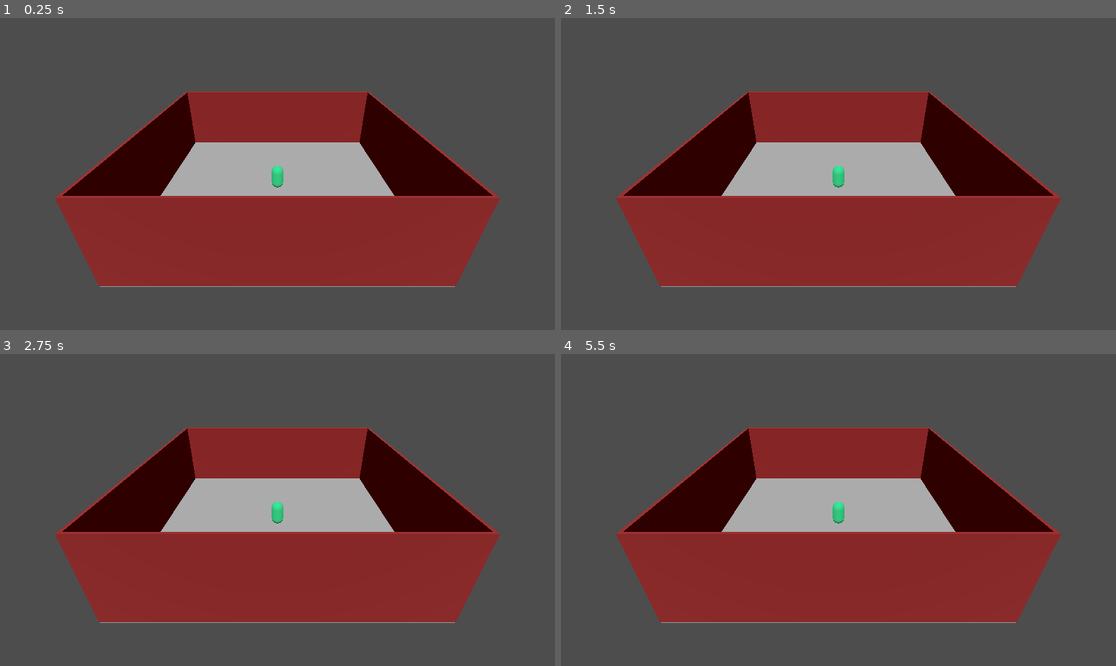
Above: before the commit, frames 1-4 (two rows, left to right).
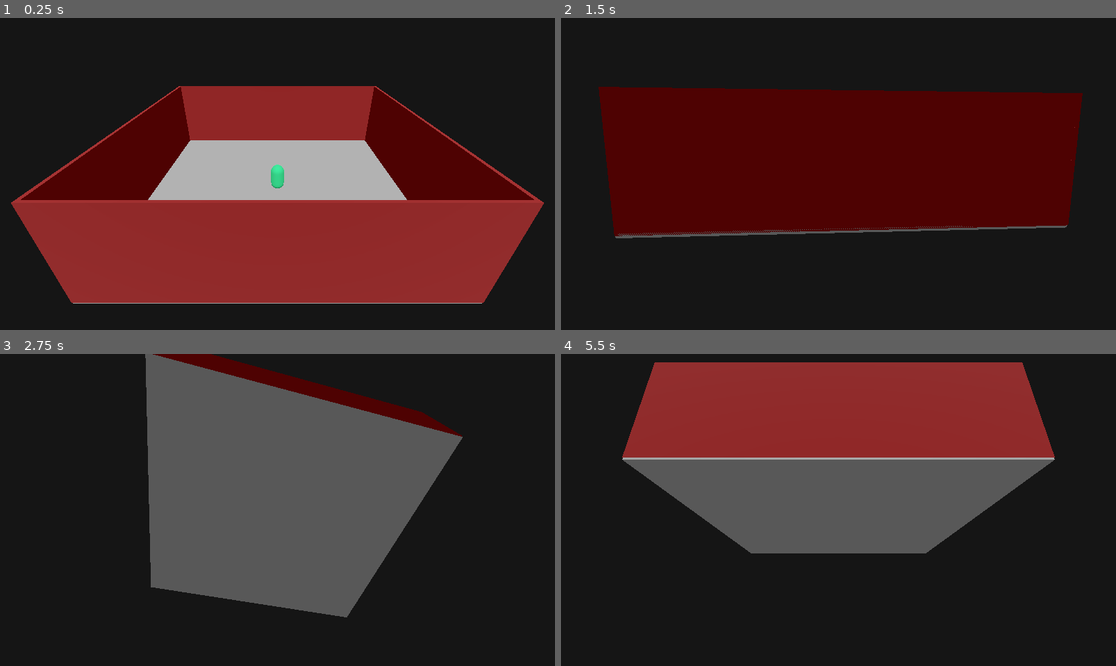
Above: after the commit, the same moments.

Repository: lcrol77/godot-coding-challenges
Game: Godot game, scene res://main.tscn
Two runs of this game, one before a commit and one after it. Both use one fixed random seed, a clock stepped at 60 frames per second and the inputs below.
Inputs:
- Up to frame 1 (0.25 s): no input
- Up to frame 2 (1.5 s): tap Enter at 0.5 s; hold D (right, bound only after the commit) 0.53-1.28 s; hold S (down, bound only after the commit) from 1.28 s (still down)
- Up to frame 3 (2.75 s): release S (down, bound only after the commit) at 2.03 s; hold D (right, bound only after the commit) from 2.03 s (still down)
- Up to frame 4 (5.5 s): release D (right, bound only after the commit) at 2.78 s; hold W (up, bound only after the commit) 2.78-3.53 s; hold A (left, bound only after the commit) 3.53-5.03 s; hold S (down, bound only after the commit) from 5.03 s (still down)

The runs differ from the first frame. In frame 1, 70% of the frame differs, in the area x 0-100%, y 0-100%; in frame 2, 100%; in frame 3, 92%; in frame 4, 95%.

Commit message:
added cam movement

Diff:
--- /dev/null
+++ b/camera_walls/main.gd
@@ -0,0 +1,18 @@
+class_name Mian
+extends Node3D
+
+@onready var camera_3d: Camera3D = $CamRotationPoint/Camera3D
+@onready var ray_cast_3d: RayCast3D = $CamRotationPoint/Camera3D/RayCast3D
+@onready var cam_rotation_point: Node3D = $CamRotationPoint
+
+const camera_speed = 2
+
+func _process(delta: float) -> void:
+	if Input.is_action_pressed("down"):
+		cam_rotation_point.rotation.z -= delta * camera_speed
+	if Input.is_action_pressed("up"):
+		cam_rotation_point.rotation.z += delta * camera_speed
+	if Input.is_action_pressed("left"):
+		cam_rotation_point.rotation.y -= delta * camera_speed
+	if Input.is_action_pressed("right"):
+		cam_rotation_point.rotation.y += delta * camera_speed
--- a/camera_walls/main.tscn
+++ b/camera_walls/main.tscn
@@ -1,4 +1,6 @@
-[gd_scene load_steps=5 format=3 uid="uid://b08f7t45ooofg"]
+[gd_scene load_steps=6 format=3 uid="uid://b08f7t45ooofg"]
+
+[ext_resource type="Script" path="res://main.gd" id="1_58fkf"]
 
 [sub_resource type="StandardMaterial3D" id="StandardMaterial3D_oahr5"]
 albedo_color = Color(0.478431, 0.054902, 0.054902, 1)
@@ -11,10 +13,15 @@
 albedo_color = Color(0.12549, 0.792157, 0.447059, 1)
 
 [sub_resource type="Environment" id="Environment_wwqsf"]
+background_mode = 1
+background_color = Color(0.0823529, 0.0823529, 0.0823529, 1)
+ambient_light_source = 2
 ambient_light_color = Color(1, 1, 1, 1)
+ambient_light_energy = 0.2
 tonemap_mode = 1
 
 [node name="Main" type="Node3D"]
+script = ExtResource("1_58fkf")
 
 [node name="floor" type="CSGBox3D" parent="."]
 size = Vector3(10, 0.1, 10)
@@ -47,7 +54,7 @@
 [node name="CamRotationPoint" type="Node3D" parent="."]
 
 [node name="Camera3D" type="Camera3D" parent="CamRotationPoint"]
-transform = Transform3D(-3.78552e-08, -0.5, 0.866025, -2.18557e-08, 0.866025, 0.5, -1, 0, -4.37114e-08, 10, 6.5, 0)
+transform = Transform3D(-3.78552e-08, -0.5, 0.866025, -2.18557e-08, 0.866025, 0.5, -1, 0, -4.37114e-08, 9.13397, 6, 4.37114e-08)
 fov = 60.0
 
 [node name="RayCast3D" type="RayCast3D" parent="CamRotationPoint/Camera3D"]
--- a/camera_walls/project.godot
+++ b/camera_walls/project.godot
@@ -14,3 +14,26 @@
 run/main_scene="res://main.tscn"
 config/features=PackedStringArray("4.3", "Forward Plus")
 config/icon="res://icon.svg"
+
+[input]
+
+up={
+"deadzone": 0.5,
+"events": [Object(InputEventKey,"resource_local_to_scene":false,"resource_name":"","device":-1,"window_id":0,"alt_pressed":false,"shift_pressed":false,"ctrl_pressed":false,"meta_pressed":false,"pressed":false,"keycode":0,"physical_keycode":87,"key_label":0,"unicode":119,"location":0,"echo":false,"script":null)
+]
+}
+down={
+"deadzone": 0.5,
+"events": [Object(InputEventKey,"resource_local_to_scene":false,"resource_name":"","device":-1,"window_id":0,"alt_pressed":false,"shift_pressed":false,"ctrl_pressed":false,"meta_pressed":false,"pressed":false,"keycode":0,"physical_keycode":83,"key_label":0,"unicode":115,"location":0,"echo":false,"script":null)
+]
+}
+left={
+"deadzone": 0.5,
+"events": [Object(InputEventKey,"resource_local_to_scene":false,"resource_name":"","device":-1,"window_id":0,"alt_pressed":false,"shift_pressed":false,"ctrl_pressed":false,"meta_pressed":false,"pressed":false,"keycode":0,"physical_keycode":65,"key_label":0,"unicode":97,"location":0,"echo":false,"script":null)
+]
+}
+right={
+"deadzone": 0.5,
+"events": [Object(InputEventKey,"resource_local_to_scene":false,"resource_name":"","device":-1,"window_id":0,"alt_pressed":false,"shift_pressed":false,"ctrl_pressed":false,"meta_pressed":false,"pressed":false,"keycode":0,"physical_keycode":68,"key_label":0,"unicode":100,"location":0,"echo":false,"script":null)
+]
+}
